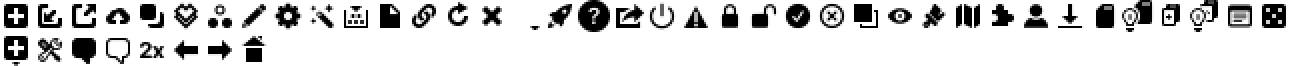
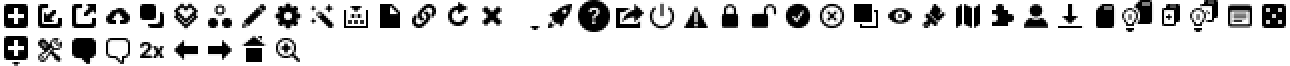
Layers edited between the first and the second w=1290, h=66 image:
added group "IconToolbarDiscover" with 1 layers above "IconToolbarRoll" over [276, 38, 300, 62]
added layer "Toolbar Icons" (1st of 44, in "IconToolbarDiscover") in group "IconToolbarDiscover" over [276, 38, 300, 62]
